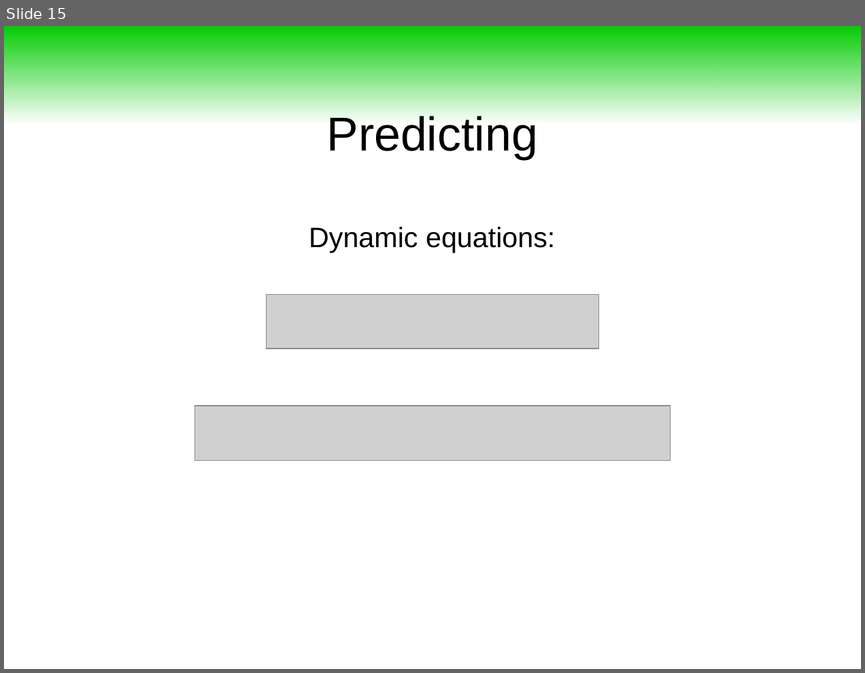
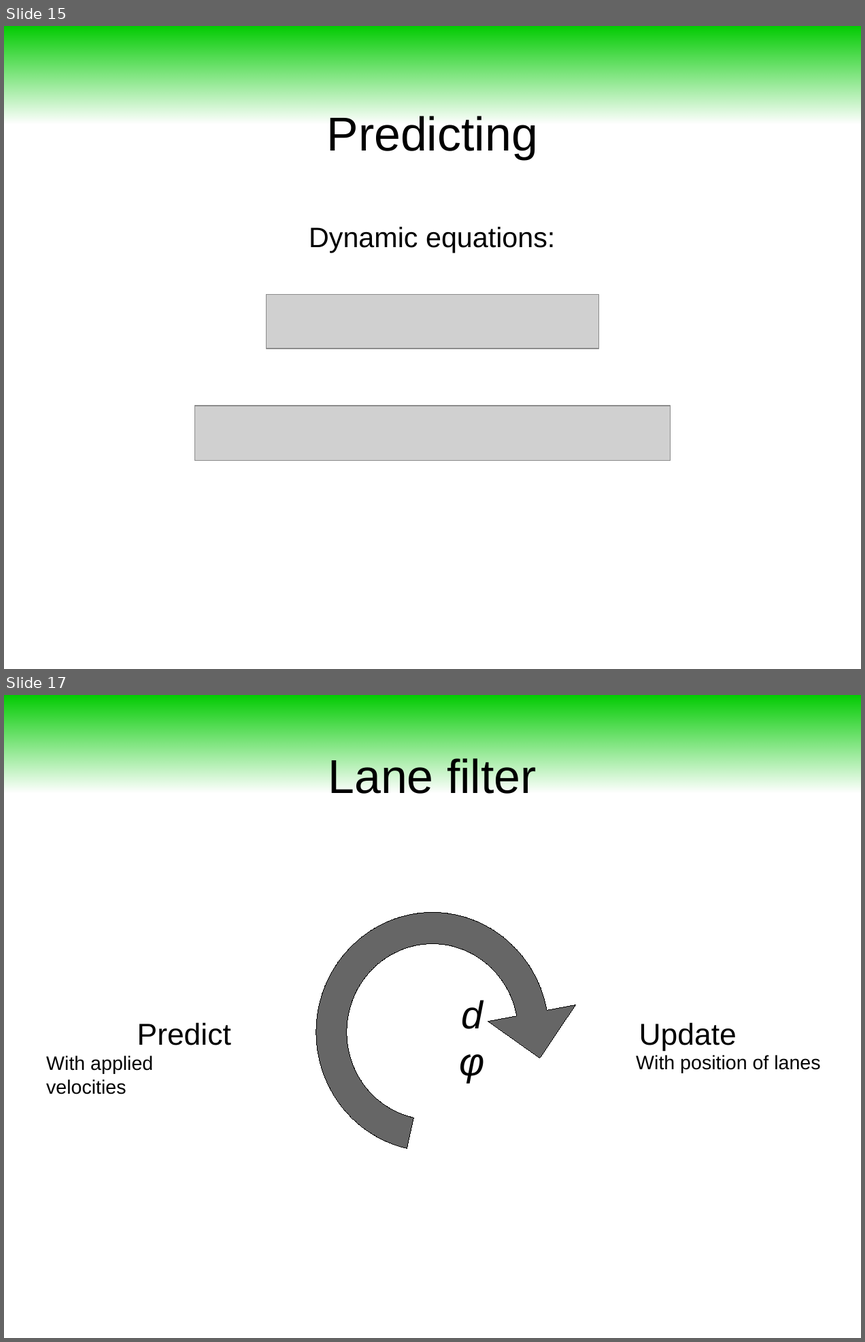
Before and after one commit to maivincent/MISE_presentations, a slide deck: step2_3_Lane_filter.odp. Shown one above the other, each under a label of ours: slide 15 before the commit, slides 15 and 17 after it; the slides between them are not shown. The pictures are 865x673 and 865x1342 pixels, drawn with LibreOffice and Linux fonts; fonts in the diff are those of the drawing; grey boxes stand for pictures. Boxes give left, top, right and bottom in pixels: in the first picture for what was removed or moved away, otherwise in the second. Text is boxed around its words. In the diff, an @@ line names an element or a change of style, - is before the commit and + after.

Commit message:
Lane filter - finished prediction step

```diff
--- a/step2_3_Lane_filter.odp
+++ b/step2_3_Lane_filter.odp
@@ slide 17 added at [4, 695, 861, 1338], background #FFFFFF @@
@@ rectangle added at [4, 695, 861, 793], fill gradient #00CC00 @@
@@ title added at [328, 758, 536, 802], 44 pt, text #000000 @@
+Lane filter
@@ freeform shape added at [317, 913, 549, 1151], fill #666666, outline #000000 0 pt @@
@@ text added at [460, 1000, 485, 1082], 36 pt, text #000000, italic @@
+d
+φ
@@ text added at [137, 1022, 231, 1045], 28 pt, text #000000 @@
+Predict
@@ text added at [639, 1022, 736, 1051], 28 pt, text #000000 @@
+Update
@@ text added at [46, 1055, 153, 1094], 18 pt, text #000000 @@
+With applied velocities
@@ text added at [636, 1055, 820, 1073], 18 pt, text #000000 @@
+With position of lanes
```
Also in this commit, not shown: 1 slide changed, 1 other slide added, 1 other file.
